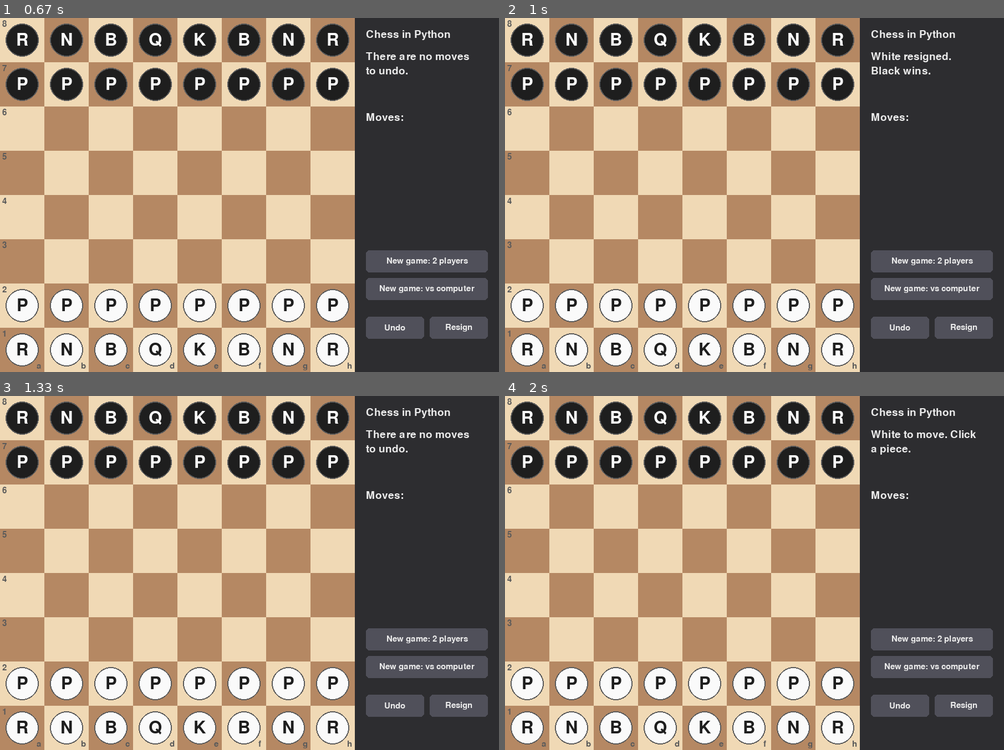
Above: before the commit, frames 1-4 (two rows, left to right).
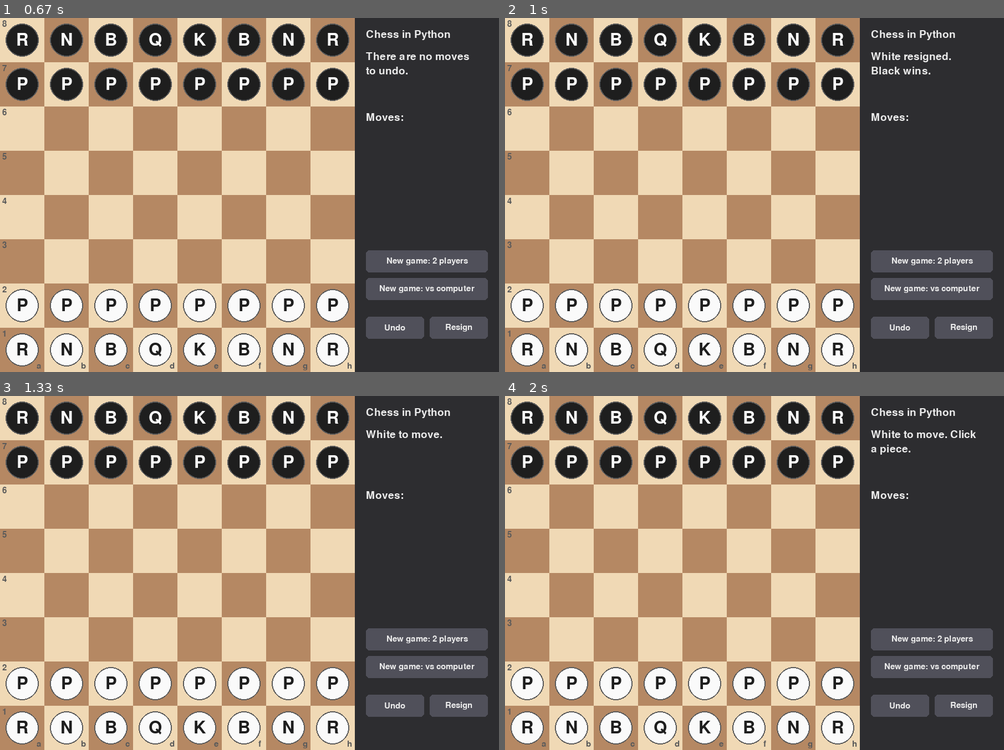
Above: after the commit, the same moments.

Repository: arshitdev/explorer-track
Game: pygame game, started from chess/main.py
Same seed, same stepped clock (60 frames per second), same inputs: the game is played once before the commit and once after it.
Inputs (mouse positions are in pixels of both pictures, inside the frame that each line leads up to):
- Up to frame 1 (0.67 s): click "Undo" at 0.38 s
- Up to frame 2 (1 s): click "Resign" at 0.72 s
- Up to frame 3 (1.33 s): click "Undo" at 1.05 s
- Up to frame 4 (2 s): click (814, 604) at 1.38 s; click "New game: vs computer" at 1.72 s

Frames 1-2 are identical in both runs. In frame 3, 0.3% of the frame differs, in the area x 73-94%, y 9-16%; in frame 4, nothing differs.

Commit message:
changed the entire architecture of files to make it more easy and readable. The basic chess works now with 1v1 and a 1vbot mode which plays random legal moves

Diff:
--- a/chess/board.py
+++ b/chess/board.py
@@ -31,6 +31,11 @@
         self.grid = []
         for row in range(8):
             self.grid.append([None] * 8)
+        # The square a pawn can capture onto en passant, or None. It is set when
+        # a pawn moves two squares and cleared after the very next move.
+        self.en_passant = None
+        # Moves (by either side) since the last capture or pawn move, for the 50-move rule
+        self.halfmove_clock = 0
 
     def setup(self):
         """Put all 32 pieces on their starting squares."""
@@ -61,9 +66,27 @@
         piece = self.grid[start_row][start_col]
         captured = self.grid[end_row][end_col]
 
+        # En passant: the pawn lands on an empty square, and the enemy pawn
+        # it captures is beside its starting square
+        if isinstance(piece, Pawn) and end == self.en_passant and captured is None and start_col != end_col:
+            captured = self.grid[start_row][end_col]
+            self.grid[start_row][end_col] = None
+
         self.grid[end_row][end_col] = piece
         self.grid[start_row][start_col] = None
         piece.has_moved = True
+
+        # Remember the skipped square after a two-square pawn move, for one move only
+        if isinstance(piece, Pawn) and abs(end_row - start_row) == 2:
+            self.en_passant = ((start_row + end_row) // 2, start_col)
+        else:
+            self.en_passant = None
+
+        # 50-move rule counter: reset by any capture or pawn move
+        if isinstance(piece, Pawn) or captured is not None:
+            self.halfmove_clock = 0
+        else:
+            self.halfmove_clock += 1
 
         # Castling: the king moves two squares, so the rook jumps over it
         if isinstance(piece, King) and abs(end_col - start_col) == 2:
@@ -110,6 +133,59 @@
         row, col = king_position
         return self.is_square_attacked(row, col, other_color(color))
 
+    def has_insufficient_material(self):
+        """True if neither side has enough pieces left to checkmate:
+        king vs king, king + one bishop or knight vs king, or kings plus
+        bishops that all stand on squares of the same colour."""
+        minor_pieces = []
+        for row in range(8):
+            for col in range(8):
+                piece = self.grid[row][col]
+                if piece is None or isinstance(piece, King):
+                    continue
+                if isinstance(piece, (Pawn, Rook, Queen)):
+                    return False
+                minor_pieces.append((piece, row, col))
+        if len(minor_pieces) <= 1:
+            return True
+        if all(isinstance(piece, Bishop) for piece, row, col in minor_pieces):
+            square_colours = {(row + col) % 2 for piece, row, col in minor_pieces}
+            return len(square_colours) == 1
+        return False
+
+    def can_capture_en_passant(self):
+        """True if a pawn is actually beside the pawn that just moved two squares,
+        so an en passant capture is possible right now."""
+        if self.en_passant is None:
+            return False
+        row, col = self.en_passant
+        for pawn_row in (row - 1, row + 1):      # the pawn that moved is next to the skipped square
+            moved = self.grid[pawn_row][col] if self.is_inside(pawn_row, col) else None
+            if isinstance(moved, Pawn):
+                for c in (col - 1, col + 1):
+                    if self.is_inside(pawn_row, c):
+                        neighbour = self.grid[pawn_row][c]
+                        if isinstance(neighbour, Pawn) and neighbour.color != moved.color:
+                            return True
+        return False
+
+    def position_key(self):
+        """A summary of the position, used to spot repeated positions.
+        Two positions only count as the same if the same pieces are on the same
+        squares AND the same castling and en passant options exist."""
+        squares = []
+        for row in range(8):
+            for col in range(8):
+                piece = self.grid[row][col]
+                if piece is None:
+                    squares.append(".")
+                elif isinstance(piece, (King, Rook)) and not piece.has_moved:
+                    squares.append(piece.symbol() + "*")   # can still castle
+                else:
+                    squares.append(piece.symbol())
+        en_passant = self.en_passant if self.can_capture_en_passant() else None
+        return (tuple(squares), en_passant)
+
     def display(self):
         """Return the board as text, ready to print."""
         lines = ["    a b c d e f g h", "  +-----------------+"]
--- a/chess/game.py
+++ b/chess/game.py
@@ -23,9 +23,15 @@
         self.saved_boards = []       # a copy of the board before each move (for undo)
         self.game_over = False
         self.result = ""             # e.g. "Checkmate! White wins."
+        self.resigned = False        # True if the game ended because someone resigned
+        self.positions = [self.position_key()]   # every position so far, for threefold repetition
 
     def current_player(self):
         return self.players[self.current_color]
+
+    def position_key(self):
+        """The current position plus whose turn it is (used to spot repetitions)."""
+        return (self.board.position_key(), self.current_color)
 
     # ------------------------------------------------------------ the rules
 
@@ -122,11 +128,12 @@
         separator = "x" if captured else "-"
         self.history.append(f"{start_text}{separator}{end_text}")
         self.current_color = other_color(self.current_color)
+        self.positions.append(self.position_key())
         self.check_game_over()
         return captured
 
     def check_game_over(self):
-        """After every move: has the player to move been checkmated or stalemated?"""
+        """After every move: is it checkmate, stalemate or a draw?"""
         color = self.current_color
         if self.is_checkmate(color):
             self.game_over = True
@@ -134,13 +141,29 @@
         elif self.is_stalemate(color):
             self.game_over = True
             self.result = "Stalemate! The game is a draw."
+        elif self.board.has_insufficient_material():
+            self.game_over = True
+            self.result = "Draw! Not enough pieces left to checkmate."
+        elif self.board.halfmove_clock >= 100:      # 50 moves by each player
+            self.game_over = True
+            self.result = "Draw by the 50-move rule."
+        elif self.positions.count(self.positions[-1]) >= 3:
+            self.game_over = True
+            self.result = "Draw by threefold repetition."
 
     def undo(self):
-        """Take back the last move."""
+        """Take back the last move (or take back a resignation)."""
+        if self.resigned:
+            # Resigning didn't move any pieces, so just carry on from the same position
+            self.resigned = False
+            self.game_over = False
+            self.result = ""
+            return
         if len(self.saved_boards) == 0:
             raise ValueError("There are no moves to undo.")
         self.board = self.saved_boards.pop()
         self.history.pop()
+        self.positions.pop()
         self.current_color = other_color(self.current_color)
         self.game_over = False
         self.result = ""
@@ -149,4 +172,5 @@
         """The player whose turn it is gives up."""
         loser = self.current_color
         self.game_over = True
+        self.resigned = True
         self.result = f"{loser.capitalize()} resigned. {other_color(loser).capitalize()} wins."
--- a/chess/pieces.py
+++ b/chess/pieces.py
@@ -153,9 +153,13 @@
                 moves.append((r2, col))
 
         # 3. Capture diagonally forward, only if an enemy piece is there
+        # 4. En passant: capture diagonally onto the empty square an enemy pawn
+        #    just skipped over with its two-square move
         for r, c in self.get_attacks(board, row, col):
             target = board.get_piece(r, c)
             if target is not None and target.color != self.color:
+                moves.append((r, c))
+            elif target is None and (r, c) == board.en_passant:
                 moves.append((r, c))
         return moves
 
--- a/main.py
+++ b/main.py
@@ -1,3 +1,6 @@
-from chess import *
+"""Start the chess game. Same as running:   python -m chess.main"""
 
-print(a)
+from chess.main import main
+
+if __name__ == "__main__":
+    main()
Not shown, changed: README.md
Not shown, changed: ARCHITECTURE.md
Not shown, changed: PLAN.md
